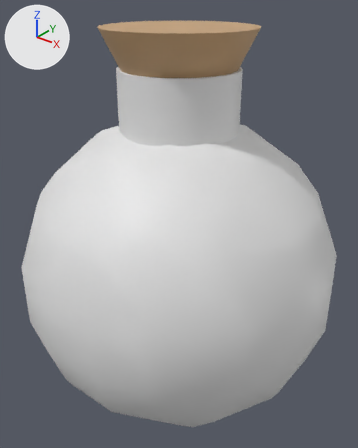
Before and after pictures for a commit that changed the Blender file Assets/Prefabs/BlenderModels/potion.blend.
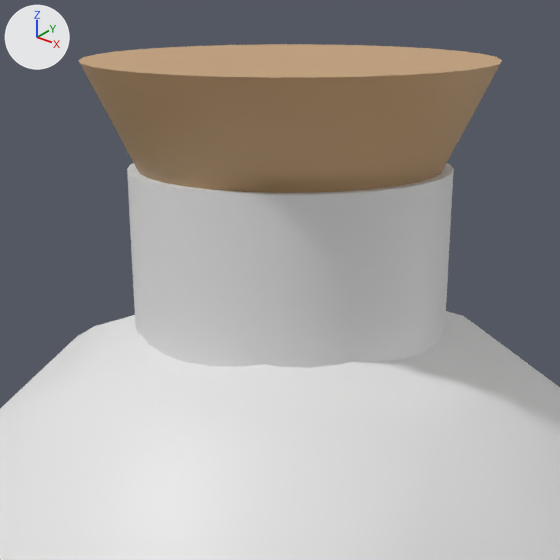
Each version is shown whole from a 50 mm lens placed at (4.09, -5.12, 3.87), pointed at (-0.03, 0.03, 0.67), then close up on the part from 19% to 79% of the width and 1% to 49% of the height. The axes (+X, +Y, +Z) are drawn at upper left. The lights are the same throughout.

In view in the first close-up: 'BottleBase', 'BottleNeck', 'Cork'.
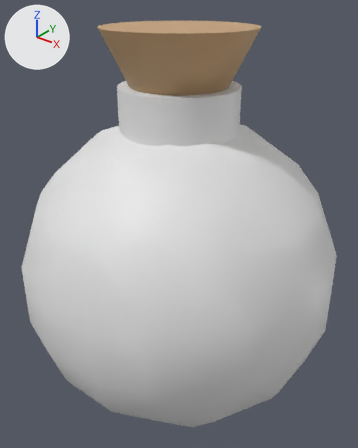
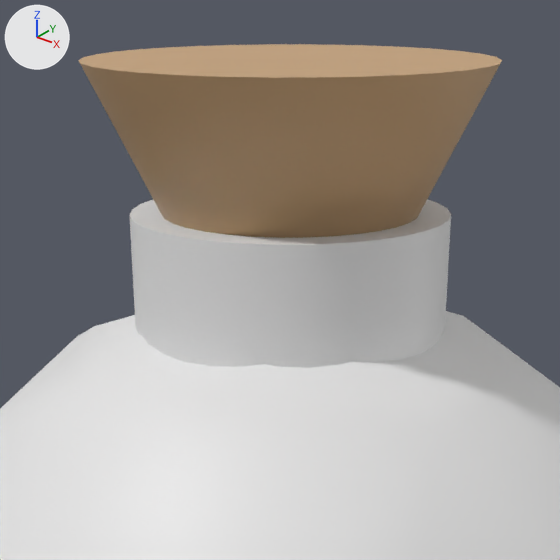
The newer file is also rescaled (x0.125) as a whole; pictures and numbers use the older file's frame.

Patch to the scene script:
```diff
--- a/Assets/Prefabs/BlenderModels/potion.blend.py
+++ b/Assets/Prefabs/BlenderModels/potion.blend.py
@@ ob_bottleneck @@
 ob_bottleneck = bpy.data.objects.new('BottleNeck', me_cylinder)
-ob_bottleneck.location = (0.0, 0.0, 2.397)
+ob_bottleneck.location = (0.0, 0.0, 2.18)
 ob_bottleneck.scale = (0.8, 0.8, 0.5)
```

Location of each change, [x1, y1, x2, y2] in pixels of the close-ups (560 x 560 px):
'BottleNeck', moved: before [127, 163, 454, 368]; after [130, 199, 451, 368]
